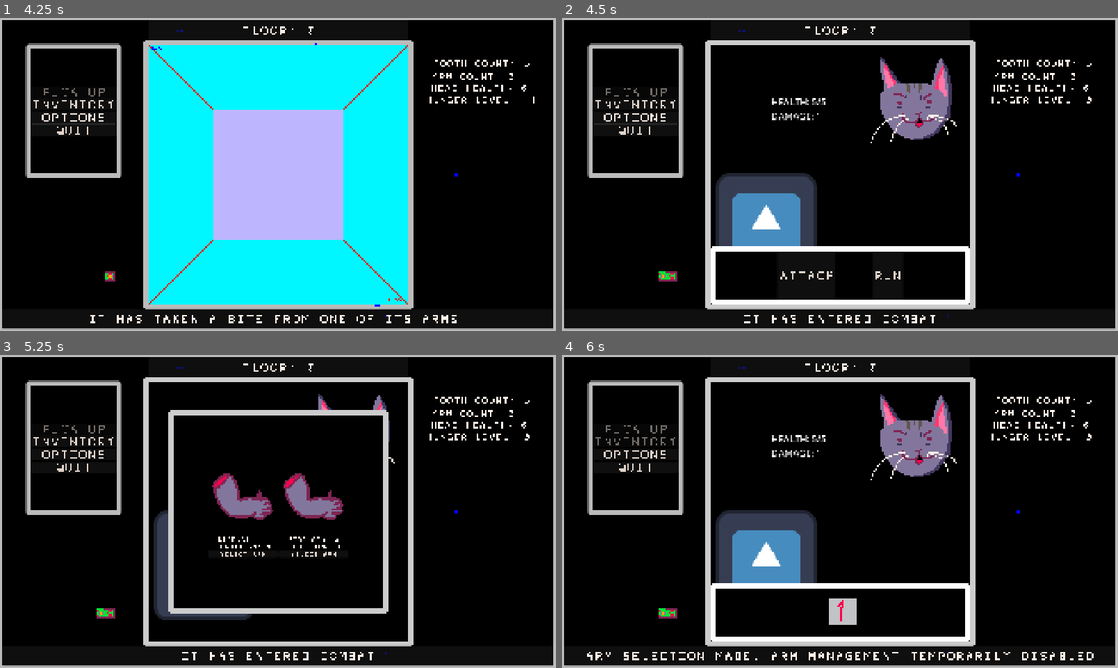
Above: before the commit, frames 1-4 (two rows, left to right).
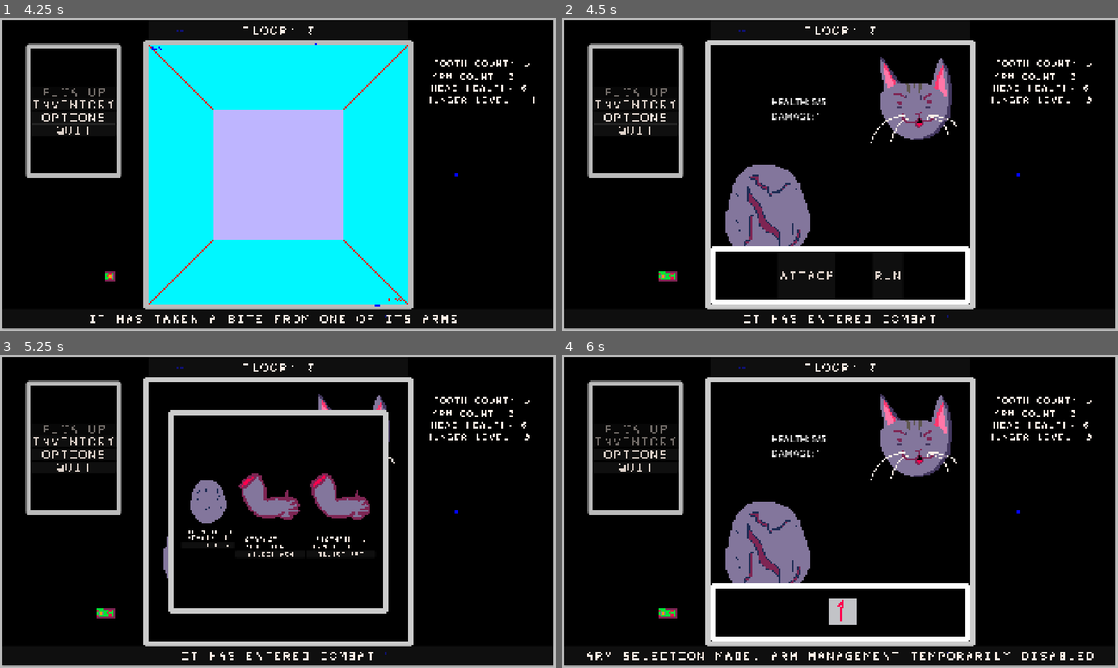
Above: after the commit, the same moments.

Repository: sym-z/arm-to-the-teeth
Game: Godot game, scene res://scenes/testing_level/testing_level.tscn
Two runs of this game, one before a commit and one after it. Both use one fixed random seed, a clock stepped at 60 frames per second and the inputs below. The project has no main scene, so this scene is started directly. The engine's default icon, where the game draws it, is replaced by a stand-in: a white triangle on a blue panel in a dark square.
Inputs (mouse positions are in pixels of both pictures, inside the frame that each line leads up to):
- Up to frame 1 (4.25 s): click "INVENTORY" at 0.5 s; click "EAT" at 1.25 s; click "BACK" at 2 s; click "OPTIONS" at 2.75 s; move the mouse to (400, 158) at 3.52 s; hold D (turn_right) from 3.53 s (still down); click (400, 158) at 3.67 s
- Up to frame 2 (4.5 s): move the mouse to (728, 190) at 4.27 s; release D (turn_right) at 4.28 s; hold S (move_back) from 4.28 s (still down)
- Up to frame 3 (5.25 s): release S (move_back) at 5 s; click "ATTACK" at 5 s
- Up to frame 4 (6 s): click "SELECT ARM" at 5.75 s

Frame 1 is identical in both runs. In frame 2, 4.4% of the frame differs, in the area x 27-46%, y 46-73%; in frame 3, 4.7%, in the area x 27-67%, y 37-85%; in frame 4, 4.4%.

Commit message:
Player can attack with head. Head class added.

Diff:
--- /dev/null
+++ b/src/classes/head/head.gd
@@ -0,0 +1,4 @@
+class_name Head extends Resource
+
+var health : int = 5
+var strength : int = 1
--- a/src/prefabs/player/player.gd
+++ b/src/prefabs/player/player.gd
@@ -25,7 +25,8 @@
 const ARM_MAX : int = 2
 const TOOTH_MAX : int = 32
 var arm_inventory : Array[Arm]
-var head_health : int = 5
+var head : Head
+#var head_health : int = 5
 ## Hunger Stats
 var hunger : int = 0
 enum HUNGER_LEVEL {SATISFIED = 0,HUNGRY = 20, STARVING = 40, DEAD = 60}
@@ -43,6 +44,7 @@
 	pass # Replace with function body.
 
 func give_starting_loadout():
+	head = Head.new()
 	var starting_arm : Arm = Arm.new()
 	# TODO: Randomize
 	starting_arm.strength = 1
@@ -234,7 +236,8 @@
 	#TODO: Randomize and check max and minimums
 	hunger -= 1
 	tooth_count -= 1
-	head_health += 1
+	#head_health += 1
+	head.health += 1
 	Log.add_log_message("IT HAS TAKEN A BITE FROM ONE OF ITS ARMS.")
 	set_hunger_state()
 
--- a/src/prefabs/ui/combat_viewport/attacking_arm_object/attacking_arm_object.tscn
+++ b/src/prefabs/ui/combat_viewport/attacking_arm_object/attacking_arm_object.tscn
@@ -26,6 +26,8 @@
 mouse_filter = 2
 theme = ExtResource("3_5y5fn")
 text = "STRENGTH: X"
+fit_content = true
+autowrap_mode = 0
 horizontal_alignment = 1
 vertical_alignment = 1
 
@@ -35,6 +37,8 @@
 mouse_filter = 2
 theme = ExtResource("3_5y5fn")
 text = "CONDITION: X"
+fit_content = true
+autowrap_mode = 0
 horizontal_alignment = 1
 vertical_alignment = 1
 
--- /dev/null
+++ b/src/prefabs/ui/combat_viewport/attacking_head_object/attacking_head_object.gd
@@ -0,0 +1,24 @@
+extends VBoxContainer
+@export var str_label : RichTextLabel
+@export var health_label : RichTextLabel
+
+var head_reference : Head
+
+# Gives the reference back to the combat viewport of the head to use for combat
+signal attacking_head_selected(h : Head)
+# Called when the node enters the scene tree for the first time.
+func _ready():
+	pass # Replace with function body.
+
+
+# Called every frame. 'delta' is the elapsed time since the previous frame.
+func _process(delta):
+	pass
+
+func input_head(h : Head):
+	str_label.text = "STRENGTH: " + str(h.strength)
+	health_label.text = "HEALTH: " + str(h.health)
+	head_reference = h
+
+func _on_select_button_pressed():
+	attacking_head_selected.emit(head_reference)
--- /dev/null
+++ b/src/prefabs/ui/combat_viewport/attacking_head_object/attacking_head_object.tscn
@@ -0,0 +1,44 @@
+[gd_scene load_steps=5 format=3 uid="uid://n07t7fqqy66w"]
+
+[ext_resource type="Script" uid="uid://c3we5vfrrd1mt" path="res://prefabs/ui/combat_viewport/attacking_head_object/attacking_head_object.gd" id="1_ey84f"]
+[ext_resource type="Texture2D" uid="uid://dksmf7an78qta" path="res://assets/visual/prototype_items/head_icon_0.png" id="2_yi3p8"]
+[ext_resource type="Theme" uid="uid://frl37suyd3ud" path="res://themes/combat_viewport/att_head_obj_label.tres" id="3_ldpa5"]
+[ext_resource type="Theme" uid="uid://dey1i4cpbo2g6" path="res://themes/combat_viewport/att_head_obj_button.tres" id="4_n2rmt"]
+
+[node name="Attacking Head Object" type="VBoxContainer" node_paths=PackedStringArray("str_label", "health_label")]
+offset_right = 40.0
+offset_bottom = 40.0
+alignment = 1
+script = ExtResource("1_ey84f")
+str_label = NodePath("Strength Label")
+health_label = NodePath("Health Label")
+
+[node name="Icon" type="TextureRect" parent="."]
+layout_mode = 2
+texture = ExtResource("2_yi3p8")
+expand_mode = 4
+
+[node name="Strength Label" type="RichTextLabel" parent="."]
+layout_mode = 2
+theme = ExtResource("3_ldpa5")
+text = "STRENGTH: X"
+fit_content = true
+autowrap_mode = 0
+horizontal_alignment = 1
+vertical_alignment = 1
+
+[node name="Health Label" type="RichTextLabel" parent="."]
+layout_mode = 2
+theme = ExtResource("3_ldpa5")
+text = "HEALTH: X"
+fit_content = true
+autowrap_mode = 0
+horizontal_alignment = 1
+vertical_alignment = 1
+
+[node name="Select Button" type="Button" parent="."]
+layout_mode = 2
+theme = ExtResource("4_n2rmt")
+text = "SELECT HEAD"
+
+[connection signal="pressed" from="Select Button" to="." method="_on_select_button_pressed"]
--- a/src/prefabs/ui/combat_viewport/combat_viewport.gd
+++ b/src/prefabs/ui/combat_viewport/combat_viewport.gd
@@ -24,8 +24,11 @@
 @export var arm_selection_window : MarginContainer
 @export var arm_container : HBoxContainer
 var attacking_arm_object_scene : PackedScene = preload("uid://dljmxwj6vs50b")
+var attacking_head_object_scene : PackedScene = preload("uid://n07t7fqqy66w")
 # What arm is currently selected to attack with.
 var attacking_arm : Arm
+# Flag set when attacking with head to give proper damage and consequences on roll
+var attacking_with_head : bool
 
 @export_category("TEMP ENEMY STATS")
 @export var temp_e_health : Label
@@ -72,11 +75,17 @@
 	refresh_arm_selections()
 	change_arm_select_vis(true)
 
+# Refresh arm (and head) selections for combat
 func refresh_arm_selections():
 	#TODO: Call this function when an arm is fully eaten
 	# Clear out all children, if any
 	for child in arm_container.get_children():
 		child.call_deferred("queue_free")
+	# Add head of player first
+	var new_head_obj = attacking_head_object_scene.instantiate()
+	new_head_obj.input_head(player.head)
+	new_head_obj.connect("attacking_head_selected", attacking_head_selected)
+	arm_container.add_child(new_head_obj)
 	# Refill with current arm inventory state
 	for arm in player.arm_inventory:
 		# Not necessary now, but will be helpful later.
@@ -89,6 +98,7 @@
 func attacking_arm_selected(a : Arm):
 	## Step 2: Using the stats of the arm, let the player roll a die to attempt to hit the monster
 	attacking_arm = a
+	attacking_with_head = false
 	## TODO: Eventually, rolls considerably under the DC will hurt the arm, for now, it just misses
 	# Switch from viewing the arm selection screen, to the die roll screen and bring back the dialog box
 	change_arm_select_vis(false)
@@ -104,37 +114,75 @@
 		# Impossible roll to test arm getting hurt
 		att_die_roller.set_die(1,20,20)
 	#TODO: SET LABEL TO SHOW DIFFICULTY CLASS
-
+func attacking_head_selected(h : Head):
+	## Step 2b: Using the stats of the head, let the player roll a die to attempt to hit the monster
+	#attacking_arm = a
+	attacking_with_head = true
+	## TODO: Eventually, rolls considerably under the DC will hurt the head or kill the player, for now, it just misses
+	# Switch from viewing the arm selection screen, to the die roll screen and bring back the dialog box
+	change_arm_select_vis(false)
+	change_att_die_roller_vis(true)
+	# Disable the ability to check and modify inventory during a roll
+	root_ui.inventory_button.disabled = true
+	Log.add_log_message("IT CHOSE TO ATTACK WITH ITS HEAD, ARM MANAGEMENT TEMPORARILY DISABLED")
+	#TODO: Adjust bounds depending on head health etc.
+	if Globals.debug_combat == false:
+		att_die_roller.set_die(1,20,opponent.difficulty_class)
+	else:
+		att_die_roller.set_die(1,20,20)
+	#TODO: SET LABEL TO SHOW DIFFICULTY CLASS
 
 func _on_attacking_die_roller_roll_results_ready(passed, number_rolled, dc):
+	#TODO: MAKE THIS WORK IF HEAD IS SELECTED
 	if Globals.verbose_console == true:
 		print("DIE RESULTS READY")
 	# Activate the ability for the player to check their inventory now that the roll has finished
 	root_ui.inventory_button.disabled = false
-	## Player Hit
-	if passed == true:
-		# Deal damage according to arm's strength
-		opponent.curr_health -= attacking_arm.strength
-		#TODO: Maybe bonus damage for high rolls?
-		Log.add_log_message("IT DEALT " + str(attacking_arm.strength) + " DAMAGE.")
-		#TODO: Check for enemy death
-		refresh_temp_labels()
-	## Player Miss
+	if attacking_with_head == false:
+		## Player Hit
+		if passed == true:
+			# Deal damage according to arm's strength
+			opponent.curr_health -= attacking_arm.strength
+			#TODO: Maybe bonus damage for high rolls?
+			Log.add_log_message("IT DEALT " + str(attacking_arm.strength) + " DAMAGE.")
+			#TODO: Check for enemy death
+			refresh_temp_labels()
+		## Player Miss
+		else:
+			#TODO: Apply damage to condition, update inventory menu, update arm selection screen
+			# Apply damage to arm's condition equal to how far the roll was under half the dc
+				# Ex: Roll = 2, DC = 10, damage_to_apply = floor(DC/2)-Roll = floor(10/2)-2 = 5-2 = 3
+			if number_rolled < floor(dc/2):
+				var damage_to_apply : int = floor(dc/2) - number_rolled
+				attacking_arm.condition -= damage_to_apply
+				# Check if arm was destroyed
+				if attacking_arm.condition <= 0:
+					Log.add_log_message("IT MISSED ITS ATTACK AND ITS ARM WAS DAMAGED BEYOND USE.")
+					root_ui.arm_fully_eaten(attacking_arm)
+				else:
+					Log.add_log_message("IT MISSED ITS ATTACK GOT HURT, ARM LOST " + str(damage_to_apply) + " CONDITION.")
+			else:
+				Log.add_log_message("IT MISSED ITS ATTACK.")
 	else:
-		#TODO: Apply damage to condition, update inventory menu, update arm selection screen
-		# Apply damage to arm's condition equal to how far the roll was under half the dc
-			# Ex: Roll = 2, DC = 10, damage_to_apply = floor(DC/2)-Roll = floor(10/2)-2 = 5-2 = 3
-		if number_rolled < floor(dc/2):
-			var damage_to_apply : int = floor(dc/2) - number_rolled
-			attacking_arm.condition -= damage_to_apply
-			# Check if arm was destroyed
-			if attacking_arm.condition <= 0:
-				Log.add_log_message("IT MISSED ITS ATTACK AND ITS ARM WAS DAMAGED BEYOND USE.")
-				root_ui.arm_fully_eaten(attacking_arm)
-			else:
-				Log.add_log_message("IT MISSED ITS ATTACK GOT HURT, ARM LOST " + str(damage_to_apply) + " CONDITION.")
+		# Head Attack
+		## Player hit
+		if passed == true:
+			# Deal damage according to head's strength
+			opponent.curr_health -= player.head.strength
+			#TODO: Possible bonus damage for high rolls/teeth count?
+			Log.add_log_message("IT BIT FURIOUSLY AND DEALT " + str(player.head.strength) + " DAMAGE.")
+			#TODO: Deduct teeth, perhaps with a roll, would need to refresh root_ui's labels
+			#TODO: Check for enemy death
+			refresh_temp_labels()
 		else:
-			Log.add_log_message("IT MISSED ITS ATTACK.")
+			## Player missed
+			# Head loses health, and teeth are lost. Possibly roll for teeth lost.
+			#TODO: Have low rolls factor into more health and teeth lost
+			player.head.health -= 1
+			# Refresh root_ui's labels
+			root_ui.refresh_temp_labels()
+			#TODO: Check for player death.
+			Log.add_log_message("IT MISSED ITS BITE, HURTING ITS HEAD IN THE PROCESS.")
 	#TODO: Could set a timer, and then show enemy's attack
 	curr_turn = TURN.ENEMY
 
--- a/src/prefabs/ui/combat_viewport/combat_viewport.tscn
+++ b/src/prefabs/ui/combat_viewport/combat_viewport.tscn
@@ -9,10 +9,11 @@
 [ext_resource type="Theme" uid="uid://buown6vatfsa6" path="res://themes/combat_viewport/db_buttons.tres" id="5_0i4k7"]
 [ext_resource type="Texture2D" uid="uid://usv74cjcjiqn" path="res://assets/visual/prototype_items/enemy_d1.png" id="8_704d3"]
 [ext_resource type="PackedScene" uid="uid://wwoi8jwh6ncu" path="res://prefabs/ui/die_roller/die_roller.tscn" id="8_guh7h"]
-[ext_resource type="Texture2D" uid="uid://ou7e6kd78irn" path="res://icon.svg" id="9_guh7h"]
+[ext_resource type="Texture2D" uid="uid://dja1fke8bwqgh" path="res://assets/visual/prototype_items/head_icon_0_back.png" id="10_dfnbh"]
 [ext_resource type="Theme" uid="uid://db0krltjp1fvu" path="res://themes/combat_viewport/att_arm_select_margin_container.tres" id="11_guh7h"]
 [ext_resource type="Theme" uid="uid://dcrr47tdwur0b" path="res://themes/combat_viewport/att_arm_select_panel.tres" id="12_ho6fy"]
 [ext_resource type="PackedScene" uid="uid://dljmxwj6vs50b" path="res://prefabs/ui/combat_viewport/attacking_arm_object/attacking_arm_object.tscn" id="12_ud8o6"]
+[ext_resource type="PackedScene" uid="uid://n07t7fqqy66w" path="res://prefabs/ui/combat_viewport/attacking_head_object/attacking_head_object.tscn" id="14_dfnbh"]
 
 [sub_resource type="AtlasTexture" id="AtlasTexture_0d03b"]
 atlas = ExtResource("8_704d3")
@@ -33,7 +34,7 @@
 animations = [{
 "frames": [{
 "duration": 1.0,
-"texture": ExtResource("9_guh7h")
+"texture": ExtResource("10_dfnbh")
 }],
 "loop": true,
 "name": &"default",
@@ -104,8 +105,8 @@
 sprite_frames = SubResource("SpriteFrames_6m76e")
 
 [node name="Player Sprite" type="AnimatedSprite2D" parent="."]
-position = Vector2(704, 725)
-scale = Vector2(2.71238, 2.97792)
+position = Vector2(704, 682)
+scale = Vector2(3.85, 3.85)
 sprite_frames = SubResource("SpriteFrames_6poga")
 
 [node name="TEMP ENEMY STATS" type="MarginContainer" parent="."]
@@ -131,6 +132,7 @@
 text = "DAMAGE: "
 
 [node name="Attacking Arm Selection" type="MarginContainer" parent="."]
+visible = false
 z_index = 1
 layout_mode = 2
 mouse_filter = 2
@@ -150,5 +152,9 @@
 visible = false
 layout_mode = 2
 
+[node name="Attacking Head Object" parent="Attacking Arm Selection/Arm Container" instance=ExtResource("14_dfnbh")]
+visible = false
+layout_mode = 2
+
 [connection signal="pressed" from="Dialog Box/Dialog Box Panel Container/Button Choices/Attack" to="." method="_on_attack_pressed"]
 [connection signal="roll_results_ready" from="Dialog Box/Dialog Box Panel Container/Attacking Die Roller" to="." method="_on_attacking_die_roller_roll_results_ready"]
--- a/src/prefabs/ui/ui.gd
+++ b/src/prefabs/ui/ui.gd
@@ -85,7 +85,7 @@
 func refresh_temp_labels():
 	tooth_label.text = "TOOTH COUNT: " + str(player.tooth_count)
 	arm_label.text = "ARM COUNT: " + str(player.arm_count)
-	head_label.text = "HEAD HEALTH: " + str(player.head_health)
+	head_label.text = "HEAD HEALTH: " + str(player.head.health)
 	hunger_label.text = "HUNGER LEVEL: " + str(player.hunger)
 
 func _on_player_hunger_ticked():
--- /dev/null
+++ b/src/themes/combat_viewport/att_head_obj_button.tres
@@ -0,0 +1,7 @@
+[gd_resource type="Theme" load_steps=2 format=3 uid="uid://dey1i4cpbo2g6"]
+
+[ext_resource type="FontFile" uid="uid://d22avmrynvyyh" path="res://assets/visual/ui/ui_font_0.png" id="1_ygppg"]
+
+[resource]
+Button/font_sizes/font_size = 16
+Button/fonts/font = ExtResource("1_ygppg")
--- /dev/null
+++ b/src/themes/combat_viewport/att_head_obj_label.tres
@@ -0,0 +1,7 @@
+[gd_resource type="Theme" load_steps=2 format=3 uid="uid://frl37suyd3ud"]
+
+[ext_resource type="FontFile" uid="uid://d22avmrynvyyh" path="res://assets/visual/ui/ui_font_0.png" id="1_etpk3"]
+
+[resource]
+RichTextLabel/font_sizes/normal_font_size = 16
+RichTextLabel/fonts/normal_font = ExtResource("1_etpk3")
Binary file added: src/assets/visual/prototype_items/head_icon_0.aseprite
Binary file added: src/assets/visual/prototype_items/head_icon_0.png
Not shown, added: src/assets/visual/prototype_items/head_icon_0.png.import
Binary file added: src/assets/visual/prototype_items/head_icon_0_back.aseprite
Binary file added: src/assets/visual/prototype_items/head_icon_0_back.png
Not shown, added: src/assets/visual/prototype_items/head_icon_0_back.png.import
Not shown, added: src/classes/head/head.gd.uid
Not shown, added: src/prefabs/ui/combat_viewport/attacking_head_object/attacking_head_object.gd.uid
Not shown: 1 places in src/prefabs/ui/combat_viewport/combat_viewport.tscn that only renumber resources
Not shown, changed: docs/DEVLOG.md
Not shown, changed: docs/TODO.md
